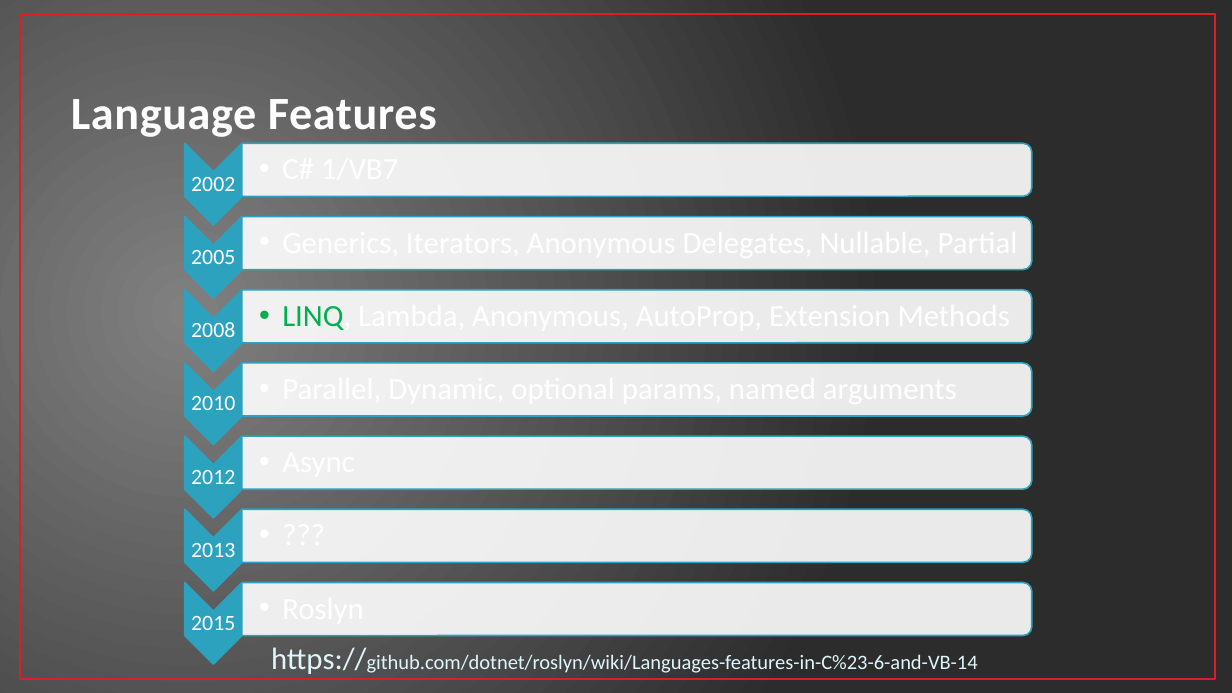
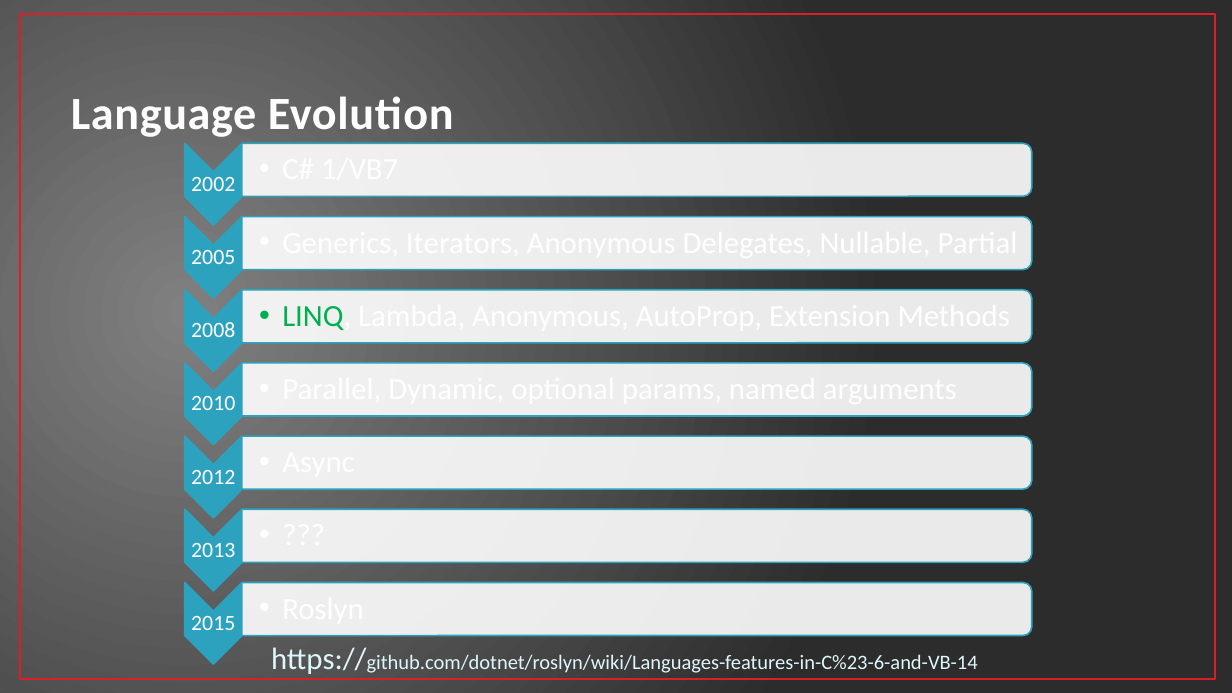
Before and after one commit to jwooley/RoslynAndYou, a slide deck: slide 4 of RoslynAndYou.pptx. Drawn at 1232x693 pixels with LibreOffice and Linux fonts; fonts in the diff are those of the drawing. Boxes give left, top, right and bottom in pixels: in the first picture for what was removed or moved away, otherwise in the second. Text is boxed around its words. In the diff, an @@ line names an element or a change of style, - is before the commit and + after.

```diff
--- a/RoslynAndYou.pptx
+++ b/RoslynAndYou.pptx
@@ title at bbox=[71, 96, 454, 137]: text changed @@
-Language Features
+Language Evolution
```
Also in this commit, not shown: 5 other slides changed, 6 other files.
